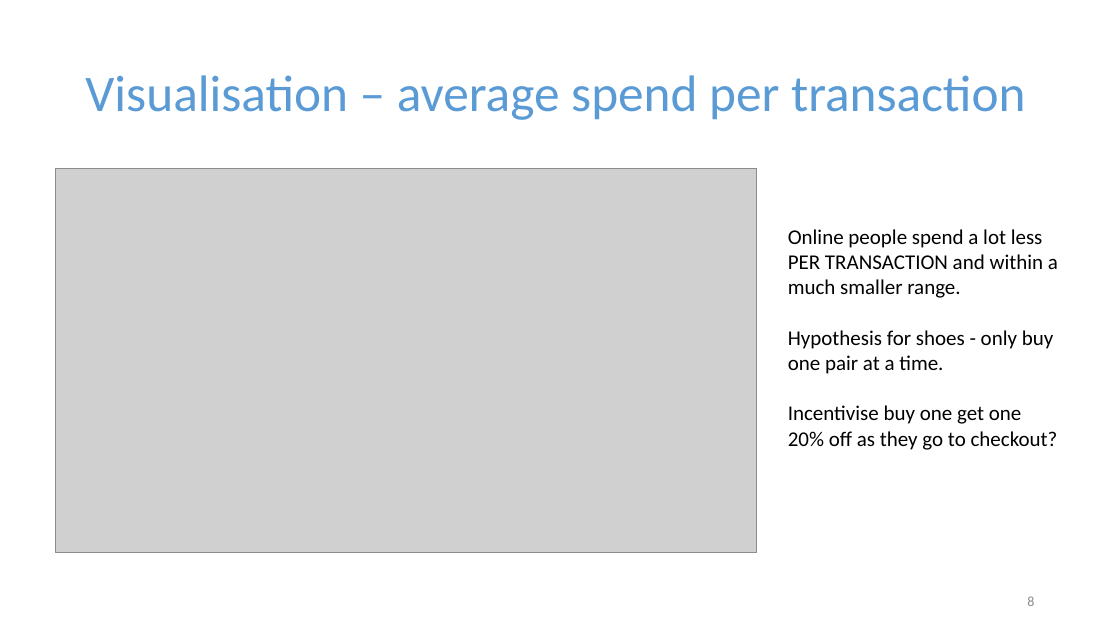
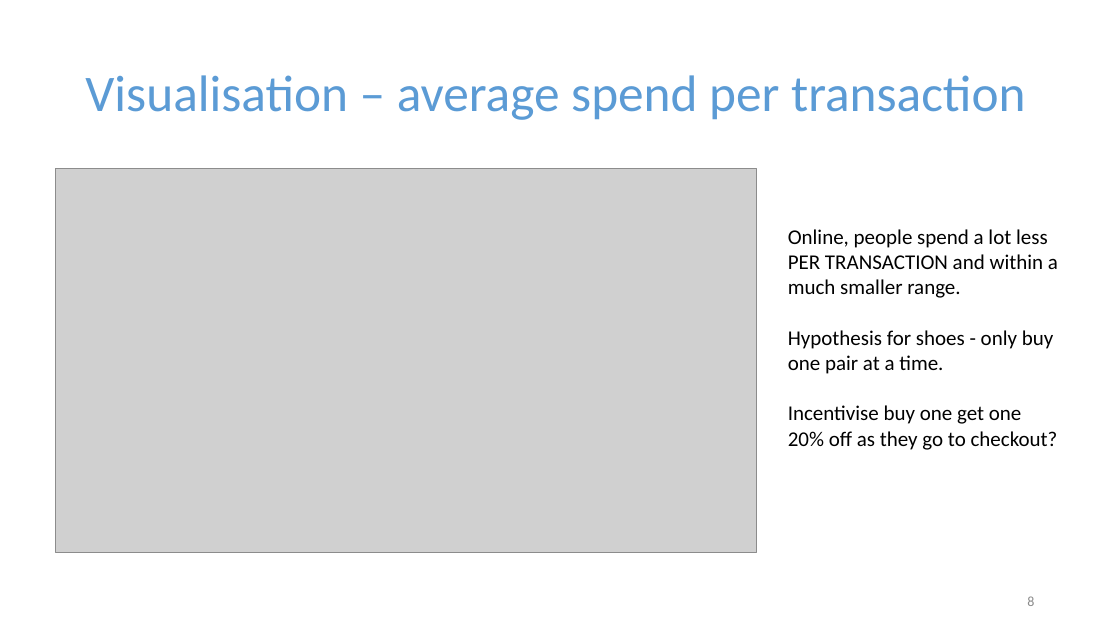
Before and after one commit to LornaMaven/Clarks-assignment, a slide deck: slide 8 of Clarks presentation.pptx. Drawn at 1120x630 pixels with LibreOffice and Linux fonts; fonts in the diff are those of the drawing; grey boxes stand for pictures. Boxes give left, top, right and bottom in pixels: in the first picture for what was removed or moved away, otherwise in the second. Text is boxed around its words. In the diff, an @@ line names an element or a change of style, - is before the commit and + after.

```diff
--- a/Clarks presentation.pptx
+++ b/Clarks presentation.pptx
@@ text at (788, 229, 1058, 298): text changed @@
-Online people spend a lot less PER TRANSACTION and within a much smaller range.
+Online, people spend a lot less PER TRANSACTION and within a much smaller range.
```
Also in this commit, not shown: 8 other slides changed.
